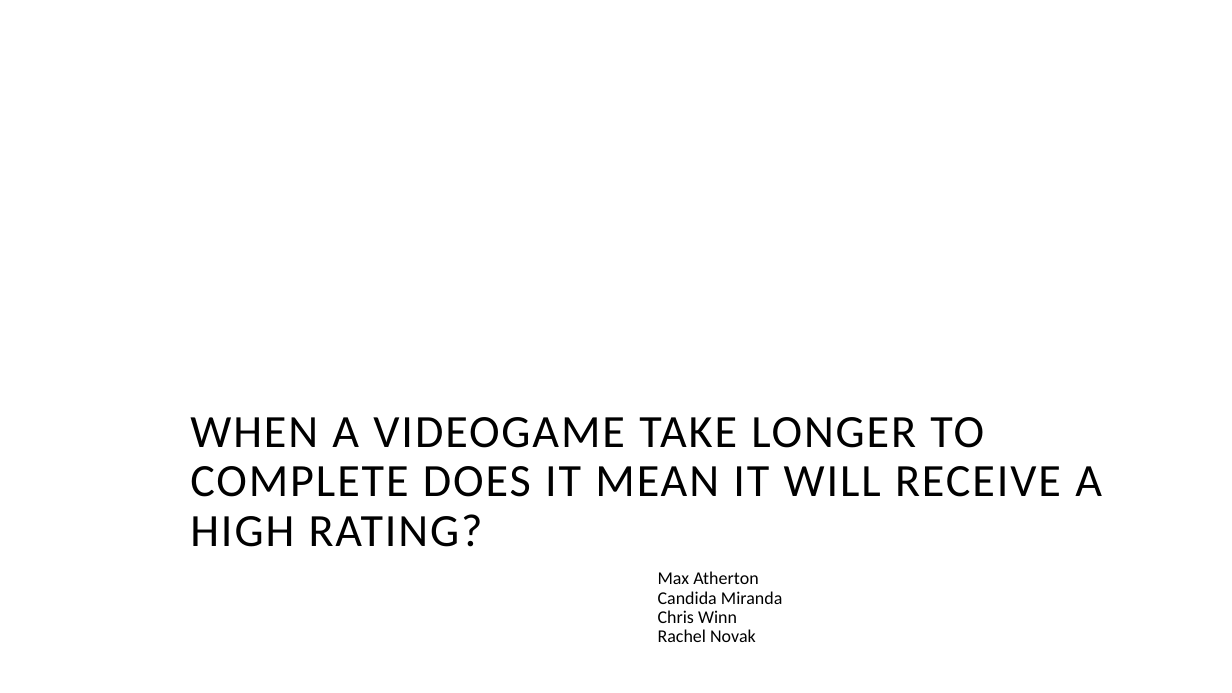
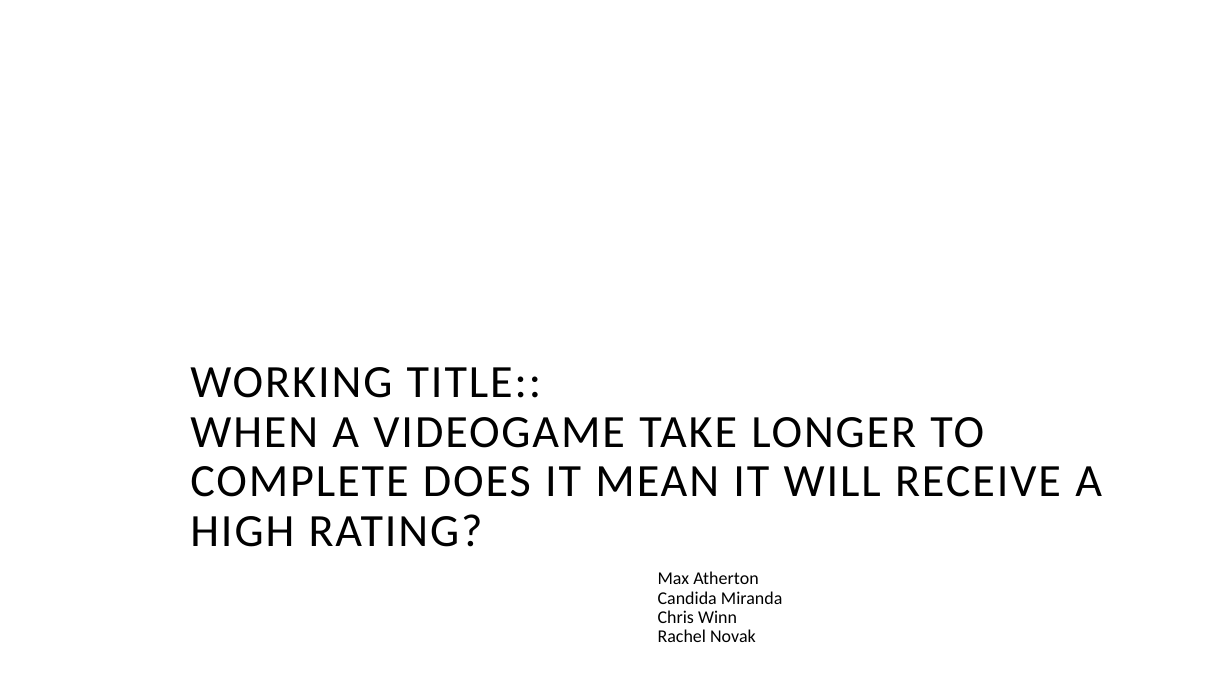
Before and after one commit to candidamg/Project_1, a slide deck: slide 1 of Presentation.pptx. Drawn at 1232x693 pixels with LibreOffice and Linux fonts; fonts in the diff are those of the drawing; background and template pictures are left out. Boxes give left, top, right and bottom in pixels: in the first picture for what was removed or moved away, otherwise in the second. Text is boxed around its words. In the diff, an @@ line names an element or a change of style, - is before the commit and + after.

```diff
--- a/Presentation.pptx
+++ b/Presentation.pptx
@@ title at (190,367,1102,547): text changed @@
-WHEN A VIDEOGAME TAKE LONGER TO COMPLETE DOES IT MEAN IT WILL RECEIVE A HIGH RATING?
+WORKING TITLE::
+WHEN A VIDEOGAME TAKE LONGER TO COMPLETE DOES IT MEAN IT WILL RECEIVE A HIGH RATING?
```
Also in this commit, not shown: 5 other slides changed, 7 slides added, 6 slides removed.
